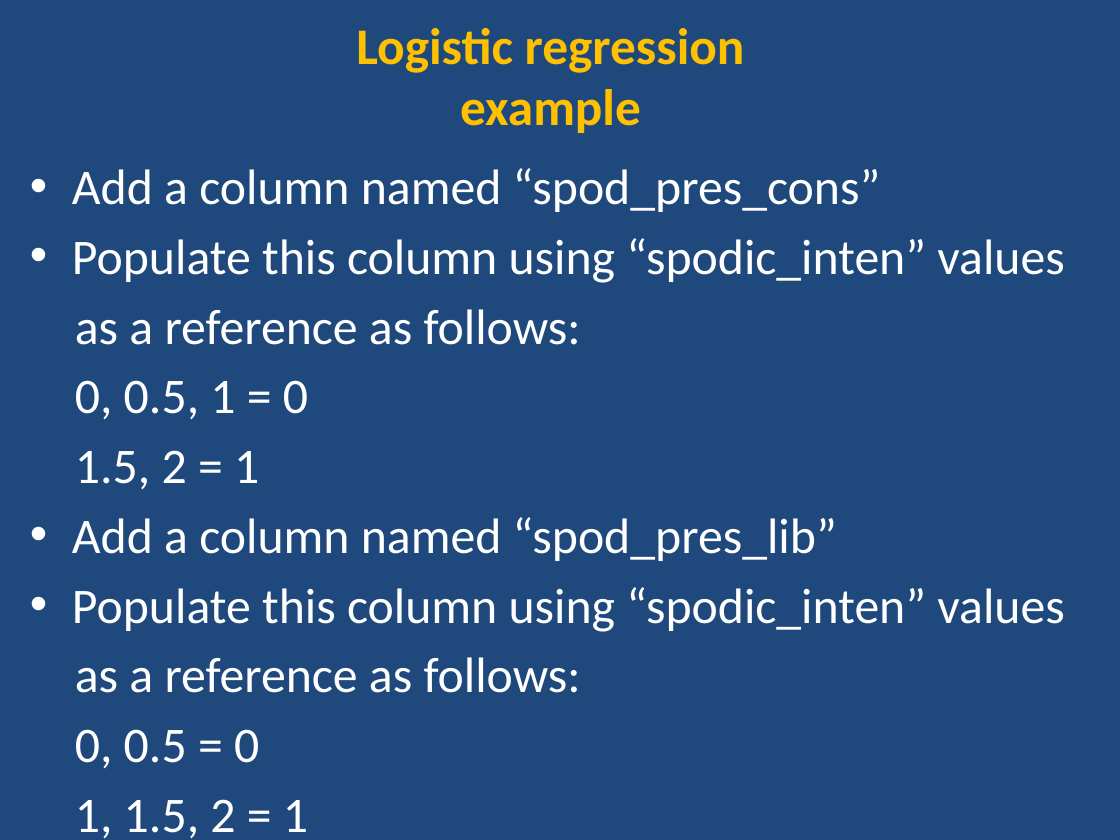
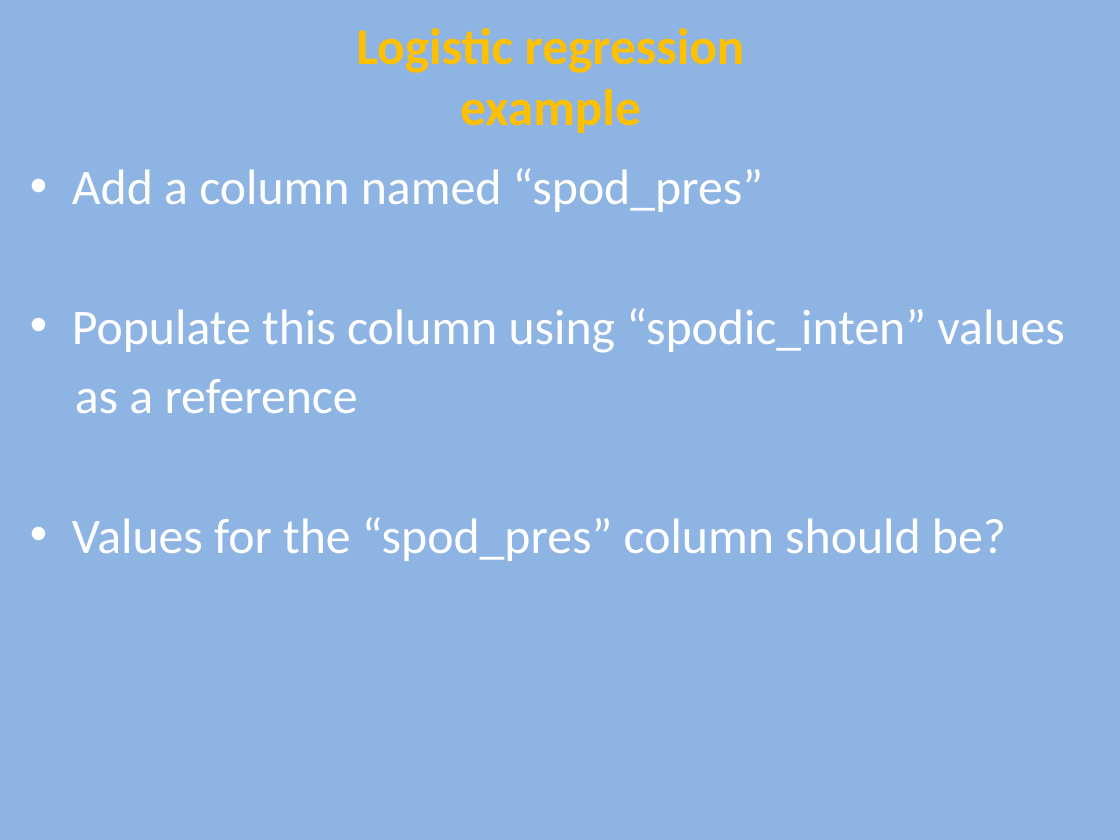
Before and after one commit to ncss-tech/stats_for_soil_survey, a slide deck: slide 17 of presentations/logistic_regression/Logistic.pptx (slide 5 before the commit). Drawn at 1120x840 pixels with LibreOffice and Linux fonts; fonts in the diff are those of the drawing. Boxes give left, top, right and bottom in pixels: in the first picture for what was removed or moved away, otherwise in the second. Text is boxed around its words. In the diff, an @@ line names an element or a change of style, - is before the commit and + after.

```diff
--- a/presentations/logistic_regression/Logistic.pptx
+++ b/presentations/logistic_regression/Logistic.pptx
@@ background #1F497D to #8EB4E3 @@
@@ text at [72,168,763,212]: text changed @@
-• Add a column named “spod_pres_cons”
+• Add a column named “spod_pres”
@@ text at [72,379,1006,561]: text changed @@
-as a reference as follows:
-0, 0.5, 1 = 0
-1.5, 2 = 1
-• Add a column named “spod_pres_lib”
-• Populate this column using “spodic_inten” values
-as a reference as follows:
-0, 0.5 = 0
-1, 1.5, 2 = 1
+as a reference
+• Values for the “spod_pres” column should be?
```
Also in this commit, not shown: 16 other slides changed, 12 slides added, 1 other file.
